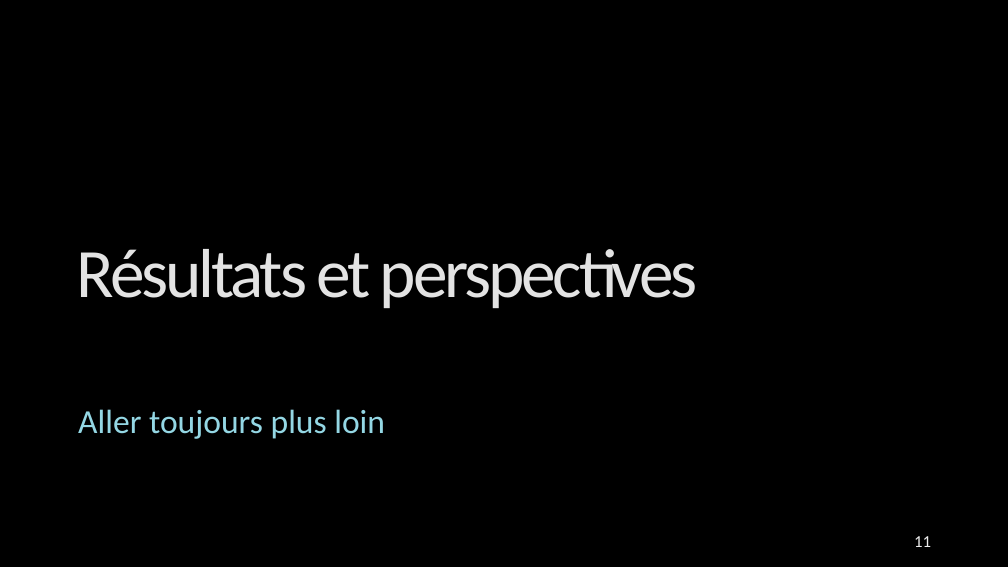
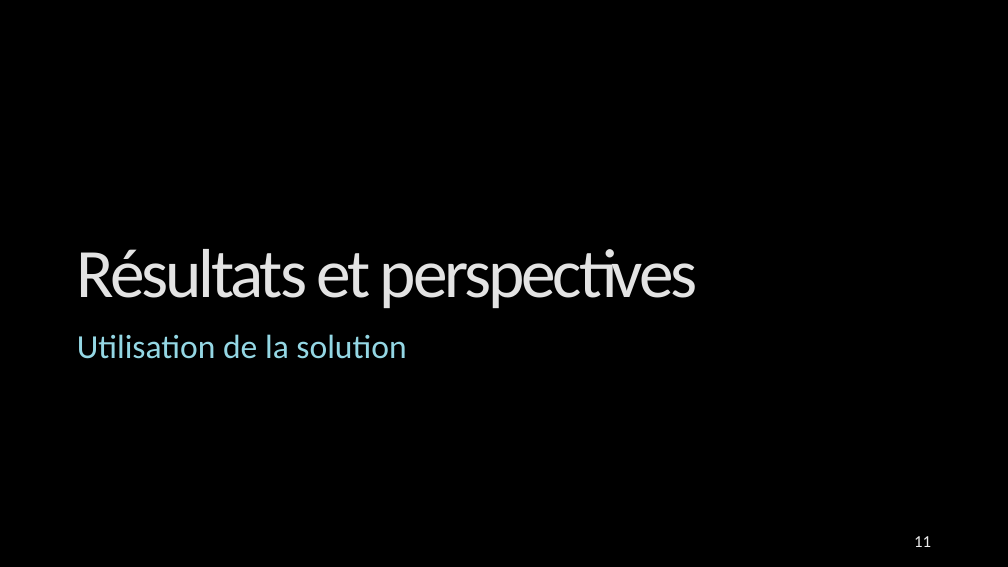
Before and after one commit to cldif/REAM, a slide deck: slide 11 of documents/french presentation.pptx. Drawn at 1008x567 pixels with LibreOffice and Linux fonts; fonts in the diff are those of the drawing; background and template pictures are left out. Boxes give left, top, right and bottom in pixels: in the first picture for what was removed or moved away, otherwise in the second. Text is boxed around its words. In the diff, an @@ line names an element or a change of style, - is before the commit and + after.

```diff
--- a/documents/french presentation.pptx
+++ b/documents/french presentation.pptx
@@ subtitle at (77,334,406,359): text changed @@
-Aller toujours plus loin
+Utilisation de la solution
```
Also in this commit, not shown: 9 other slides changed, 2 slides added, 2 slides removed.
